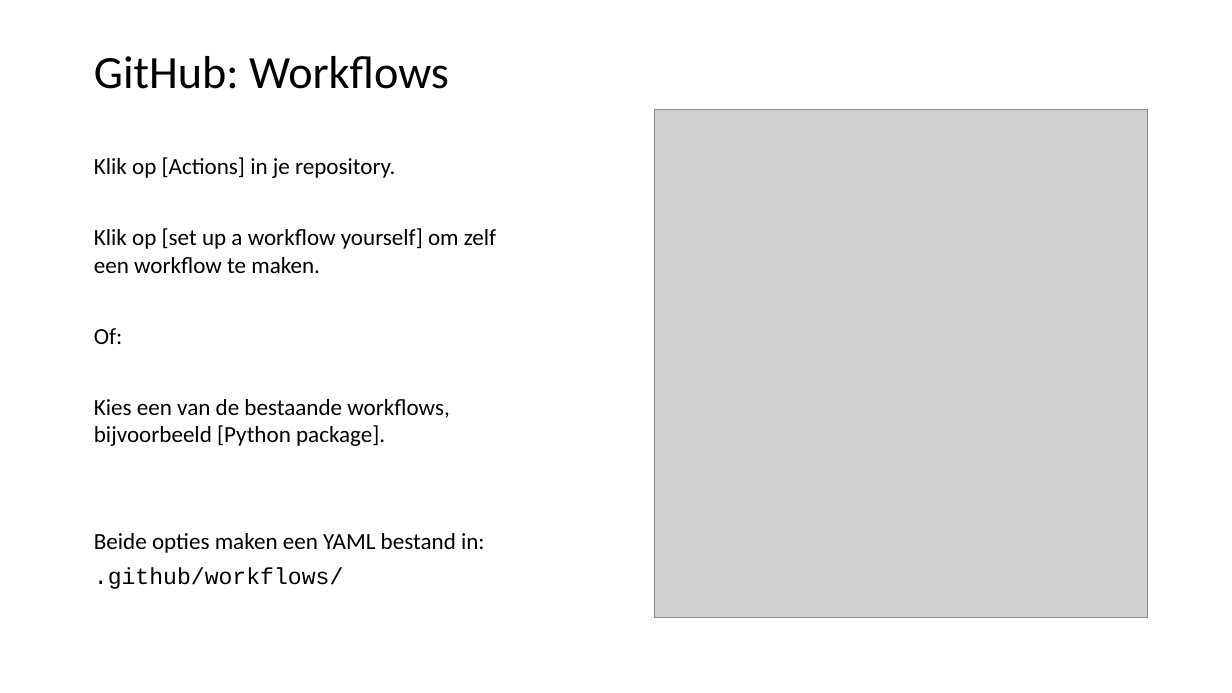
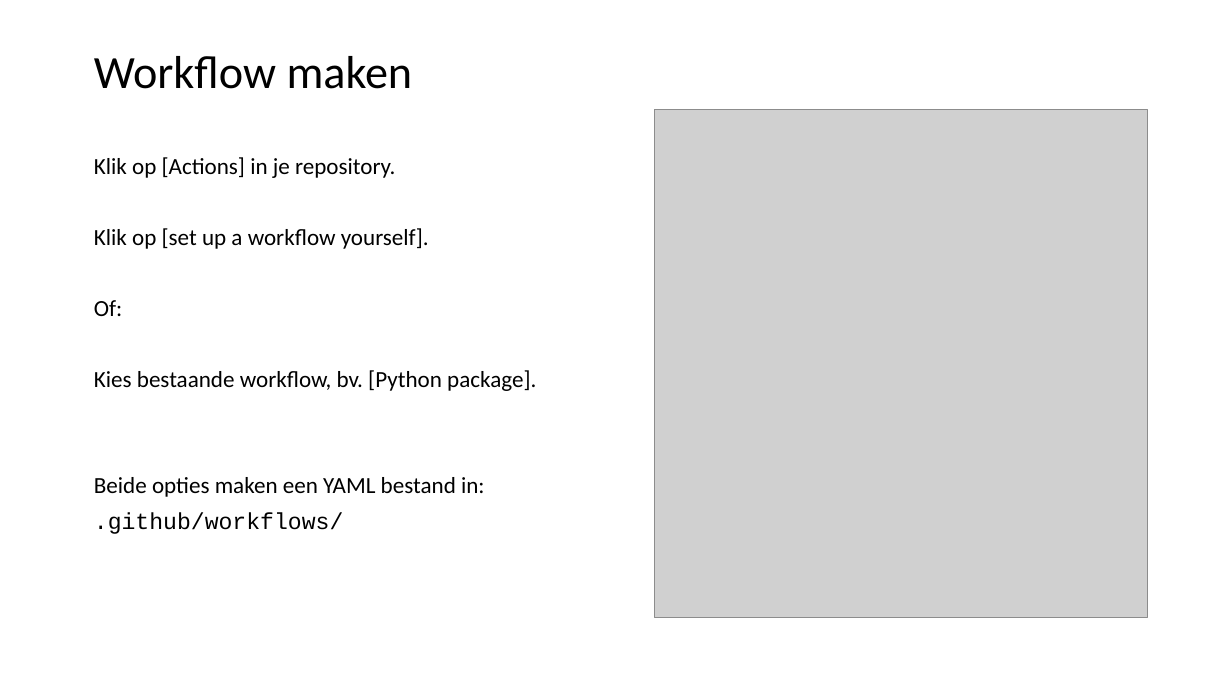
Before and after one commit to LFKoning/knowledge-sharing, a slide deck: slide 28 of git_course/2_collaboration/git_collaboration.pptx (slide 35 before the commit). Drawn at 1232x693 pixels with LibreOffice and Linux fonts; fonts in the diff are those of the drawing; grey boxes stand for pictures. Boxes give left, top, right and bottom in pixels: in the first picture for what was removed or moved away, otherwise in the second. Text is boxed around its words. In the diff, an @@ line names an element or a change of style, - is before the commit and + after.

```diff
--- a/git_course/2_collaboration/git_collaboration.pptx
+++ b/git_course/2_collaboration/git_collaboration.pptx
@@ title at [94, 56, 413, 89]: text changed @@
-GitHub: Workflows
+Workflow maken
@@ text at [94, 228, 429, 249]: text changed @@
-Klik op [set up a workflow yourself] om zelf een workflow te maken.
+Klik op [set up a workflow yourself].
@@ text at [94, 370, 536, 391]: text changed @@
-Kies een van de bestaande workflows, bijvoorbeeld [Python package].
+Kies bestaande workflow, bv. [Python package].
```
Also in this commit, not shown: 48 other slides changed, 7 slides added, 4 slides removed, 2 other files.
